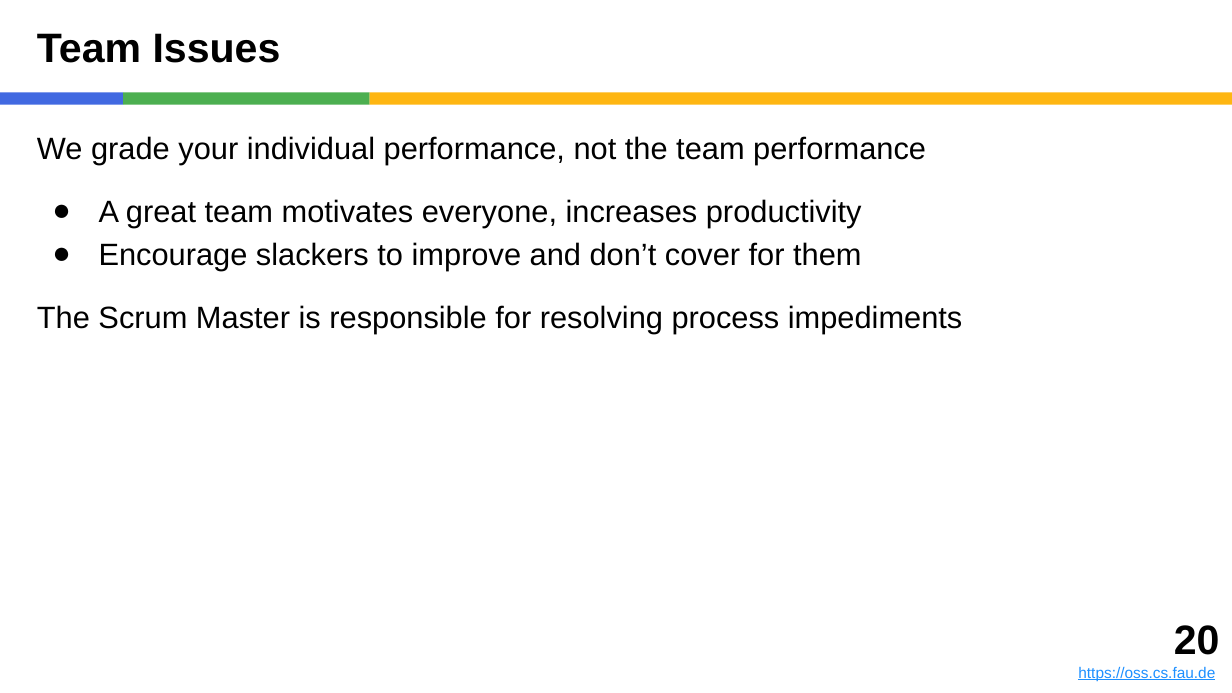
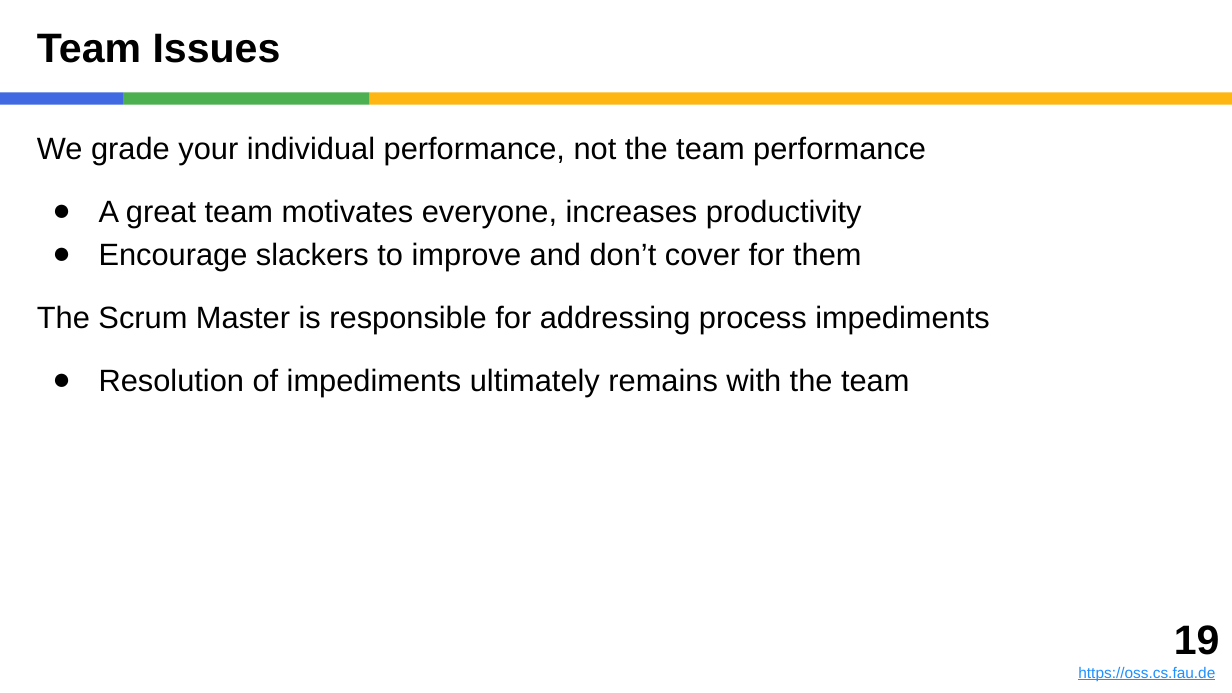
Before and after one commit to dirkriehle/amos-course, a slide deck: slide 19 of Lecture slides/AMOS A01 - Introduction.pptx (slide 20 before the commit). Drawn at 1232x693 pixels with LibreOffice and Linux fonts; fonts in the diff are those of the drawing. Boxes give left, top, right and bottom in pixels: in the first picture for what was removed or moved away, otherwise in the second. Text is boxed around its words. In the diff, an @@ line names an element or a change of style, - is before the commit and + after.

```diff
--- a/Lecture slides/AMOS A01 - Introduction.pptx
+++ b/Lecture slides/AMOS A01 - Introduction.pptx
@@ text at bbox=[37, 305, 990, 396]: text changed @@
-The Scrum Master is responsible for resolving process impediments
+The Scrum Master is responsible for addressing process impediments
+● Resolution of impediments ultimately remains with the team
@@ text at bbox=[1174, 625, 1220, 655]: text changed @@
-20
+19
```
Also in this commit, not shown: 9 other slides changed, 1 slide added, 1 slide removed, 15 other files.
